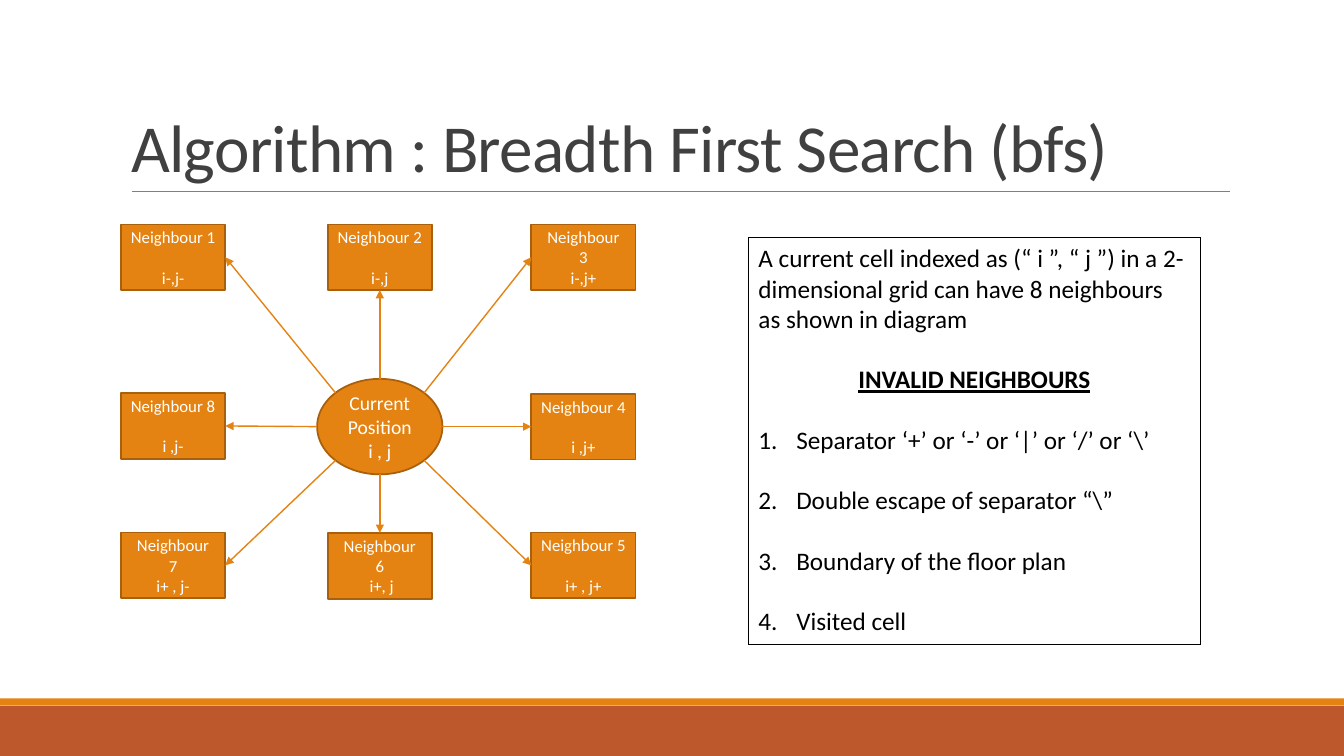
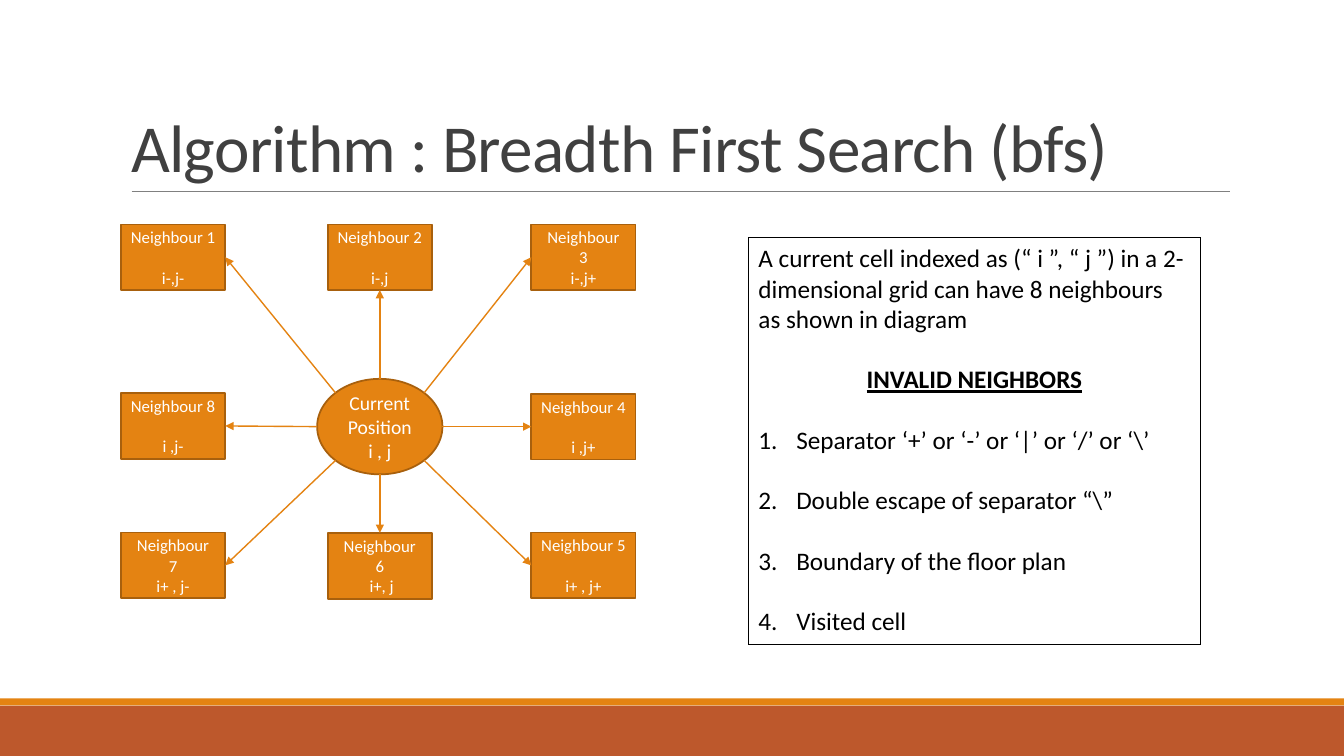
Before and after one commit to naveshkumar/bfs, a slide deck: slide 8 of solutionNaveshKumarDataScientist.pptx (slide 7 before the commit). Drawn at 1344x756 pixels with LibreOffice and Linux fonts; fonts in the diff are those of the drawing. Boxes give left, top, right and bottom in pixels: in the first picture for what was removed or moved away, otherwise in the second. Text is boxed around its words. In the diff, an @@ line names an element or a change of style, - is before the commit and + after.

```diff
--- a/solutionNaveshKumarDataScientist.pptx
+++ b/solutionNaveshKumarDataScientist.pptx
@@ text in rectangle at [867, 371, 1082, 393]: text changed @@
-INVALID NEIGHBOURS
+INVALID NEIGHBORS
```
Also in this commit, not shown: 2 other slides changed, 1 slide added, 1 other file.
